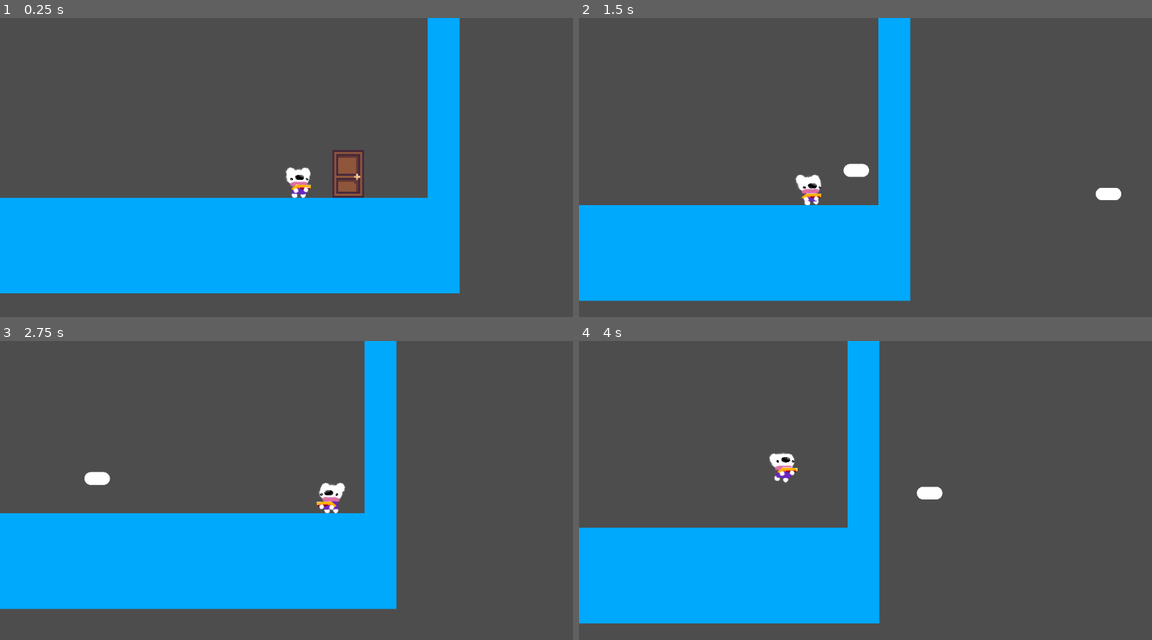
Above: before the commit, frames 1-4 (two rows, left to right).
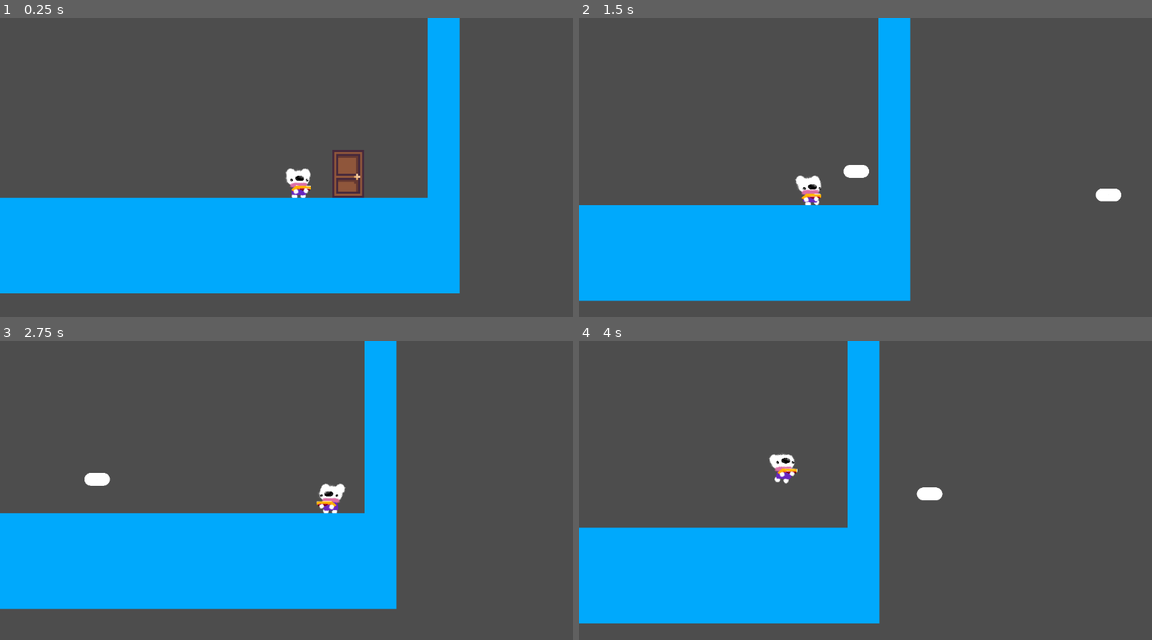
Above: after the commit, the same moments.

Repository: cpinta/20-seconds
Game: Godot game, scene res://root.tscn
The game is run twice, just before and just after one commit, with the same random seed, the same clock (stepped at 60 frames per second) and the same inputs.
Inputs:
- Up to frame 1 (0.25 s): no input
- Up to frame 2 (1.5 s): hold D (right) from 0.53 s (still down); tap K (shoot) at 0.6, 1.35 s; tap J (jump) at 0.77 s
- Up to frame 3 (2.75 s): tap J (jump) at 1.52 s; release D (right) at 2.03 s; hold A (left) from 2.03 s (still down); tap K (shoot) at 2.1 s
- Up to frame 4 (4 s): release A (left) at 2.78 s; hold D (right) from 2.78 s (still down); tap K (shoot) at 2.85, 3.6 s; tap J (jump) at 3.02, 3.77 s

The runs differ from the first frame. In frame 1, 0.2% of the frame differs, in the area x 49-55%, y 49-61%; in frame 2, 0.2%, in the area x 37-95%, y 48-63%; in frame 3, 0.2%; in frame 4, 0.2%.

Commit message:
added sliding with lower friction

Diff:
--- a/20-seconds/scenes/player.tscn
+++ b/20-seconds/scenes/player.tscn
@@ -27,10 +27,11 @@
 position = Vector2(0, -7)
 shape = SubResource("CapsuleShape2D_qlg0r")
 
-[node name="body" type="Sprite2D" parent="."]
-position = Vector2(0, -7.5)
-rotation = -3.1415927
-scale = Vector2(-0.025, -0.025)
+[node name="sprites" type="Node2D" parent="."]
+position = Vector2(0, -7)
+scale = Vector2(0.025, 0.025)
+
+[node name="body" type="Sprite2D" parent="sprites"]
 texture = ExtResource("2_qlg0r")
 metadata/_aseprite_wizard_interface_config_ = {
 "animation_section": false,
@@ -52,78 +53,11 @@
 }
 metadata/_aseprite_wizard_source_file_hash_ = "a2a7f1641ba47f95991eab92fe012a2f"
 
-[node name="head" type="Sprite2D" parent="body"]
-z_index = -1
-texture = ExtResource("3_y4r1p")
-metadata/_aseprite_wizard_interface_config_ = {
-"animation_section": false,
-"layer_section": true,
-"output_section": true,
-"pending_changes": {},
-"slice_section": false
-}
-metadata/_aseprite_wizard_config_ = {
-"embed_tex": true,
-"layers": [],
-"o_ex_p": "",
-"o_folder": "",
-"o_name": "",
-"only_visible": true,
-"should_round_fps": true,
-"slice": "",
-"source": "res://sprites/player.aseprite"
-}
-metadata/_aseprite_wizard_source_file_hash_ = "a2a7f1641ba47f95991eab92fe012a2f"
-
-[node name="ears" type="Sprite2D" parent="body/head"]
-z_index = -1
-texture = ExtResource("4_fjrip")
-metadata/_aseprite_wizard_interface_config_ = {
-"animation_section": false,
-"layer_section": true,
-"output_section": true,
-"pending_changes": {},
-"slice_section": false
-}
-metadata/_aseprite_wizard_config_ = {
-"embed_tex": true,
-"layers": [],
-"o_ex_p": "",
-"o_folder": "",
-"o_name": "",
-"only_visible": true,
-"should_round_fps": true,
-"slice": "",
-"source": "res://sprites/player.aseprite"
-}
-metadata/_aseprite_wizard_source_file_hash_ = "a2a7f1641ba47f95991eab92fe012a2f"
-
-[node name="face" type="Sprite2D" parent="body/head"]
-texture = ExtResource("3_tuyoq")
-metadata/_aseprite_wizard_interface_config_ = {
-"animation_section": false,
-"layer_section": true,
-"output_section": true,
-"pending_changes": {},
-"slice_section": false
-}
-metadata/_aseprite_wizard_config_ = {
-"embed_tex": true,
-"layers": [],
-"o_ex_p": "",
-"o_folder": "",
-"o_name": "",
-"only_visible": true,
-"should_round_fps": true,
-"slice": "",
-"source": "res://sprites/player.aseprite"
-}
-metadata/_aseprite_wizard_source_file_hash_ = "a2a7f1641ba47f95991eab92fe012a2f"
-
-[node name="scarf parent" type="Node2D" parent="body"]
-position = Vector2(-112, 24)
-
-[node name="scarf back" type="Sprite2D" parent="body/scarf parent"]
+[node name="scarf parent" type="Node2D" parent="sprites/body"]
+position = Vector2(-111.999985, 24)
+scale = Vector2(0.99999994, 0.99999994)
+
+[node name="scarf back" type="Sprite2D" parent="sprites/body/scarf parent"]
 z_index = -1
 position = Vector2(112, -24)
 texture = ExtResource("5_smehm")
@@ -147,14 +81,84 @@
 }
 metadata/_aseprite_wizard_source_file_hash_ = "a2a7f1641ba47f95991eab92fe012a2f"
 
-[node name="hands" type="Sprite2D" parent="body"]
+[node name="head" type="Sprite2D" parent="sprites/body"]
+z_index = -1
+scale = Vector2(0.99999994, 0.99999994)
+texture = ExtResource("3_y4r1p")
+metadata/_aseprite_wizard_interface_config_ = {
+"animation_section": false,
+"layer_section": true,
+"output_section": true,
+"pending_changes": {},
+"slice_section": false
+}
+metadata/_aseprite_wizard_config_ = {
+"embed_tex": true,
+"layers": [],
+"o_ex_p": "",
+"o_folder": "",
+"o_name": "",
+"only_visible": true,
+"should_round_fps": true,
+"slice": "",
+"source": "res://sprites/player.aseprite"
+}
+metadata/_aseprite_wizard_source_file_hash_ = "a2a7f1641ba47f95991eab92fe012a2f"
+
+[node name="ears" type="Sprite2D" parent="sprites/body/head"]
+z_index = -1
+texture = ExtResource("4_fjrip")
+metadata/_aseprite_wizard_interface_config_ = {
+"animation_section": false,
+"layer_section": true,
+"output_section": true,
+"pending_changes": {},
+"slice_section": false
+}
+metadata/_aseprite_wizard_config_ = {
+"embed_tex": true,
+"layers": [],
+"o_ex_p": "",
+"o_folder": "",
+"o_name": "",
+"only_visible": true,
+"should_round_fps": true,
+"slice": "",
+"source": "res://sprites/player.aseprite"
+}
+metadata/_aseprite_wizard_source_file_hash_ = "a2a7f1641ba47f95991eab92fe012a2f"
+
+[node name="face" type="Sprite2D" parent="sprites/body/head"]
+texture = ExtResource("3_tuyoq")
+metadata/_aseprite_wizard_interface_config_ = {
+"animation_section": false,
+"layer_section": true,
+"output_section": true,
+"pending_changes": {},
+"slice_section": false
+}
+metadata/_aseprite_wizard_config_ = {
+"embed_tex": true,
+"layers": [],
+"o_ex_p": "",
+"o_folder": "",
+"o_name": "",
+"only_visible": true,
+"should_round_fps": true,
+"slice": "",
+"source": "res://sprites/player.aseprite"
+}
+metadata/_aseprite_wizard_source_file_hash_ = "a2a7f1641ba47f95991eab92fe012a2f"
+
+[node name="hands" type="Sprite2D" parent="sprites/body"]
 z_index = 1
+scale = Vector2(0.99999994, 0.99999994)
 texture = ExtResource("6_fjrip")
 
-[node name="gun" type="CharacterBody2D" parent="body/hands"]
+[node name="gun" type="CharacterBody2D" parent="sprites/body/hands"]
 script = ExtResource("8_smehm")
 
-[node name="gun" type="Sprite2D" parent="body/hands/gun"]
+[node name="gun" type="Sprite2D" parent="sprites/body/hands/gun"]
 z_index = -1
 scale = Vector2(0.99999976, 0.99999976)
 texture = ExtResource("7_smehm")
@@ -178,11 +182,11 @@
 }
 metadata/_aseprite_wizard_source_file_hash_ = "a2a7f1641ba47f95991eab92fe012a2f"
 
-[node name="gunPoint" type="Node2D" parent="body/hands/gun/gun"]
+[node name="gunPoint" type="Node2D" parent="sprites/body/hands/gun/gun"]
 position = Vector2(248.42538, 76.018135)
 scale = Vector2(40.000004, 40.000004)
 
-[node name="legs" type="Sprite2D" parent="body"]
+[node name="legs" type="Sprite2D" parent="sprites"]
 z_index = -1
 texture = ExtResource("10_d2wvv")
 metadata/_aseprite_wizard_interface_config_ = {
--- a/20-seconds/scripts/camera.gd
+++ b/20-seconds/scripts/camera.gd
@@ -18,7 +18,14 @@
 			target = get_tree().get_nodes_in_group("player")[0]
 		pass
 	else:
-		global_position = lerp(global_position, target.global_position + (Vector2(target.direction, target.inputVector.y) * TARGET_LEAD), TARGET_LERP * delta)
+		var vertical: float = 0
+		if target.isDucking:
+			vertical = 0
+			pass
+		else:
+			vertical = target.inputVector.y
+			pass
+		global_position = lerp(global_position, target.global_position + (Vector2(target.direction, vertical) * TARGET_LEAD), TARGET_LERP * delta)
 
 		pass
 	pass
--- a/20-seconds/scripts/player.gd
+++ b/20-seconds/scripts/player.gd
@@ -67,12 +67,20 @@
 const IMG_SPEED_LERP: float = 5
 const IMG_SPEED_MIN: float = 0.1
 
+const CROUCH_BODY_Y: float = 100
+const CROUCH_BODY_ANGLE: float = -50
+const CROUCH_LEGS_Y: float = 1
+const SLIDE_FRICTION_MULT: float = 0.1
+const FRICTION_MULT: float = 1
+
 const INPUT_DEADZONE: float = 0.25
 
 var STEP_ANGLE = 10
 var STEP_SPEED: float = 3
 var curStepAngle: float = 0
 var stepDirection: int = -1
+const CROUCH_LEG_ANGLE: float = -70.0
+const LEG_AIR_SWING: float = 60
 
 var groundDetect: Area2D
 var groundRayR: RayCast2D
@@ -88,29 +96,25 @@
 @export var publicVelocity: Vector2
 
 var inputVector: Vector2
-
 var isOnGround: bool
-
-var lastWalkFrame: int
-
-var tempval: float
+var isDucking: bool
+
 
 func _ready():
 	groundDetect = $groundDetect
 	audio = $audio
 
-	imgBody = $body
-	imgEars = $body/head/ears
-	imgFace = $body/head/face
-	imgHead = $body/head
-	imgLegs = $body/legs
-	imgScarf = $"body/scarf parent/scarf back"
-	scarfParent = $"body/scarf parent"
+	imgBody = $sprites/body
+	imgFace = $sprites/body/head/face
+	imgEars = $sprites/body/head/ears
+	imgHead = $sprites/body/head
+	imgLegs = $sprites/legs
+	imgScarf = $"sprites/body/scarf parent/scarf back"
+	scarfParent = $"sprites/body/scarf parent"
 	scarfParent.visible = false
-	imgHand = $body/hands
-	gun = $body/hands/gun
-
-	lastWalkFrame = 0
+	imgHand = $sprites/body/hands
+	gun = $sprites/body/hands/gun
+
 	pass
 
 func play_sound(stream: AudioStream):
@@ -130,69 +134,99 @@
 	else:
 		imgHand.rotation_degrees = lerp(imgHand.rotation_degrees, 0.0, HANDS_ANGLE_LERP * delta)
 
-	var scarfDest: float = SCARF_ROTAT_MIN
-
-
-	if abs(inputVector.x) > INPUT_DEADZONE and isOnGround:
-		if abs(velocity.x) > IMG_SPEED_MIN:
-			if abs(curStepAngle) < abs(stepDirection * STEP_ANGLE):
-				curStepAngle += stepDirection * STEP_SPEED * abs(velocity.x) * delta
-				pass
-			else:
-				curStepAngle = stepDirection * STEP_ANGLE + (stepDirection * -1)
-				if stepDirection == 1:
-					stepDirection = -1
-				else:
-					stepDirection = 1
-			pass
-	else:
-		if isOnGround:
-			if abs(curStepAngle) > 0.1:
-				if curStepAngle > 0:
-					curStepAngle -= STEP_SPEED * delta
-					pass
-				else:
-					curStepAngle += STEP_SPEED * delta
-					pass
-				pass
-			else:
-				curStepAngle = 0
-				pass
-			pass
-		else:
-			stepDirection = direction * sign(velocity.y)
-			if abs(curStepAngle) < abs(stepDirection * STEP_ANGLE):
-				curStepAngle += stepDirection * STEP_SPEED * abs(velocity.x) * delta
-				pass
-			else:
-				curStepAngle = stepDirection * STEP_ANGLE + (stepDirection * -1)
-
-	imgLegs.rotation_degrees = curStepAngle
-
-	if velocity.y < 0:
-		if not isOnGround:
-			scarfDest = SCARF_ROTAT_MAX_Y
-
-	scarfAngle = lerp(scarfAngle, scarfDest, IMG_SPEED_LERP * delta)
-
-	if direction > 0:
-		scarfParent.rotation_degrees = SCARF_CUR_BASE_ANGLE + scarfAngle
-	else:
-		scarfParent.rotation_degrees = SCARF_CUR_BASE_ANGLE - scarfAngle
-
 	if faceBaseTimer > 0:
 		faceBaseTimer -= delta
 
-	if velocity.x != 0:
-		if abs(velocity.x) > IMG_SPEED_MIN:
-			imgEars.position.x = lerp(imgEars.position.x, (min(abs(velocity.x), IMG_SPEED_MAX)/IMG_SPEED_MAX) * EARS_OFFSET_X_MAX * -direction, IMG_SPEED_LERP * delta)
-			imgFace.position.x = lerp(imgFace.position.x, (min(abs(velocity.x), IMG_SPEED_MAX)/IMG_SPEED_MAX) * FACE_OFFSET_X_MAX * -direction, IMG_SPEED_LERP * delta)
-			imgHand.position.x = lerp(imgHand.position.x, (min(abs(velocity.x), IMG_SPEED_MAX)/IMG_SPEED_MAX) * GUN_OFFSET_X_MAX * -direction, IMG_SPEED_LERP * delta)
+	if abs(velocity.x) > IMG_SPEED_MIN:
+		imgEars.position.x = lerp(imgEars.position.x, (min(abs(velocity.x), IMG_SPEED_MAX)/IMG_SPEED_MAX) * EARS_OFFSET_X_MAX * -direction, IMG_SPEED_LERP * delta)
+		imgFace.position.x = lerp(imgFace.position.x, (min(abs(velocity.x), IMG_SPEED_MAX)/IMG_SPEED_MAX) * FACE_OFFSET_X_MAX * -direction, IMG_SPEED_LERP * delta)
+		imgHand.position.x = lerp(imgHand.position.x, (min(abs(velocity.x), IMG_SPEED_MAX)/IMG_SPEED_MAX) * GUN_OFFSET_X_MAX * -direction, IMG_SPEED_LERP * delta)
+
+		if isOnGround:
+
+			#imgleg active stepping
+			if not isDucking:
+				if abs(velocity.x) > IMG_SPEED_MIN:
+					if abs(curStepAngle) < abs(stepDirection * STEP_ANGLE):
+						curStepAngle += stepDirection * STEP_SPEED * abs(velocity.x) * delta
+						pass
+					else:
+						curStepAngle = stepDirection * STEP_ANGLE + (stepDirection * -1)
+						if stepDirection == 1:
+							stepDirection = -1
+						else:
+							stepDirection = 1
+					pass
 		pass
 	else:
 		imgEars.position.x = lerp(imgEars.position.x, 0.0, IMG_SPEED_LERP * delta)
 		imgHand.position.x = lerp(imgHand.position.x, 0.0, IMG_SPEED_LERP * delta)
-		pass
+
+		if isOnGround:
+			if not isDucking:
+				#imgleg stepping back to origin
+				if abs(curStepAngle) > 0.1:
+					if curStepAngle > 0:
+						curStepAngle -= STEP_SPEED * delta
+						pass
+					else:
+						curStepAngle += STEP_SPEED * delta
+						pass
+					pass
+				else:
+					curStepAngle = 0
+					pass
+				pass
+		else:
+			#imgleg stepping
+			pass
+		pass
+
+	if isOnGround:
+		if isDucking:
+			imgLegs.position.y = lerp(imgLegs.position.y, CROUCH_LEGS_Y, IMG_SPEED_LERP * delta)
+			imgBody.position.y = lerp(imgBody.position.y, CROUCH_BODY_Y, IMG_SPEED_LERP * delta)
+			imgLegs.z_index = 0
+			if abs(velocity.x) > IMG_SPEED_MIN:
+				if imgBody.rotation_degrees < direction * CROUCH_BODY_ANGLE:
+					imgBody.rotation_degrees += -direction * STEP_SPEED * LEG_AIR_SWING * delta
+				else:
+					imgBody.rotation_degrees = direction * CROUCH_BODY_ANGLE
+					pass
+				if abs(curStepAngle) < abs(CROUCH_LEG_ANGLE):
+					curStepAngle += -direction * STEP_SPEED * LEG_AIR_SWING * delta
+				else:
+					curStepAngle = direction * CROUCH_LEG_ANGLE
+			else:
+				if abs(imgBody.rotation_degrees) > 1:
+					imgBody.rotation_degrees -= sign(imgBody.rotation_degrees) * IMG_SPEED_LERP
+				else:
+					imgBody.rotation_degrees = 0
+					pass
+				pass
+			pass
+	else:
+		imgBody.position.y = lerp(imgBody.position.y, 0.0, IMG_SPEED_LERP * delta)
+
+		stepDirection = direction * sign(velocity.y)
+		if abs(curStepAngle) < abs(stepDirection * STEP_ANGLE):
+			curStepAngle += stepDirection * STEP_SPEED * LEG_AIR_SWING * delta
+			pass
+		else:
+			curStepAngle = stepDirection * STEP_ANGLE + (stepDirection * -1)
+	imgLegs.rotation_degrees = curStepAngle
+
+	if not isDucking:
+		imgLegs.z_index = -1
+		imgLegs.position.y = lerp(imgLegs.position.y, 0.0, IMG_SPEED_LERP * delta)
+		imgBody.position.y = lerp(imgBody.position.y, 0.0, IMG_SPEED_LERP * delta)
+		if abs(imgBody.rotation_degrees) > 1:
+			imgBody.rotation_degrees -= sign(imgBody.rotation_degrees) * IMG_SPEED_LERP
+		else:
+			imgBody.rotation_degrees = 0
+			pass
+		pass
+
 
 	if abs(inputVector.y) > INPUT_DEADZONE:
 		if inputVector.y < 0:
@@ -213,6 +247,7 @@
 		pass
 	else:
 		imgHand.rotation_degrees = lerp(imgHand.rotation_degrees, 0.0, HANDS_ANGLE_LERP * delta)
+		imgHand.position.y = lerp(imgHand.position.y, 0.0, IMG_SPEED_LERP * delta)
 		if isOnGround:
 			imgFace.position.y = lerp(imgFace.position.y, 0.0, IMG_SPEED_LERP * delta)
 			imgEars.position.y = lerp(imgEars.position.y, 0.0, IMG_SPEED_LERP * delta)
@@ -245,6 +280,14 @@
 			collide(delta)
 
 			isOnGround = len(groundDetect.get_overlapping_bodies()) > 0
+
+			if isOnGround:
+				if inputVector.y > 0:
+					isDucking = true
+				else:
+					isDucking = false
+			else:
+				isDucking = false
 
 			# Add the gravity.
 			if not is_on_floor():
@@ -271,11 +314,16 @@
 					velocity.x += GUN_RECOIL.x * direction
 				pass
 
-			if inputVector.x != 0:
+			if inputVector.x != 0 and not isDucking:
 				#velocity.x = inputVector.x * SPEED
 				velocity.x = move_toward(velocity.x, MAX_SPEED * direction, ACCELERATION * delta)
 			else:
-				velocity.x = move_toward(velocity.x, 0, ACCELERATION * delta)
+				var friction: float = FRICTION_MULT
+				if isDucking:
+					friction = SLIDE_FRICTION_MULT
+					pass
+
+				velocity.x = move_toward(velocity.x, 0, ACCELERATION * friction * delta)
 			pass
 
 			publicVelocity = velocity
